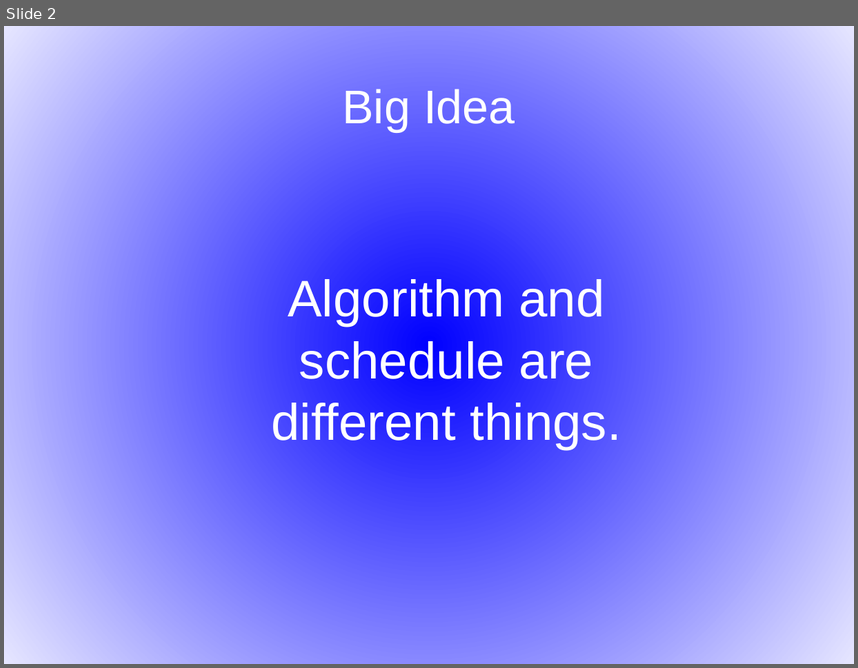
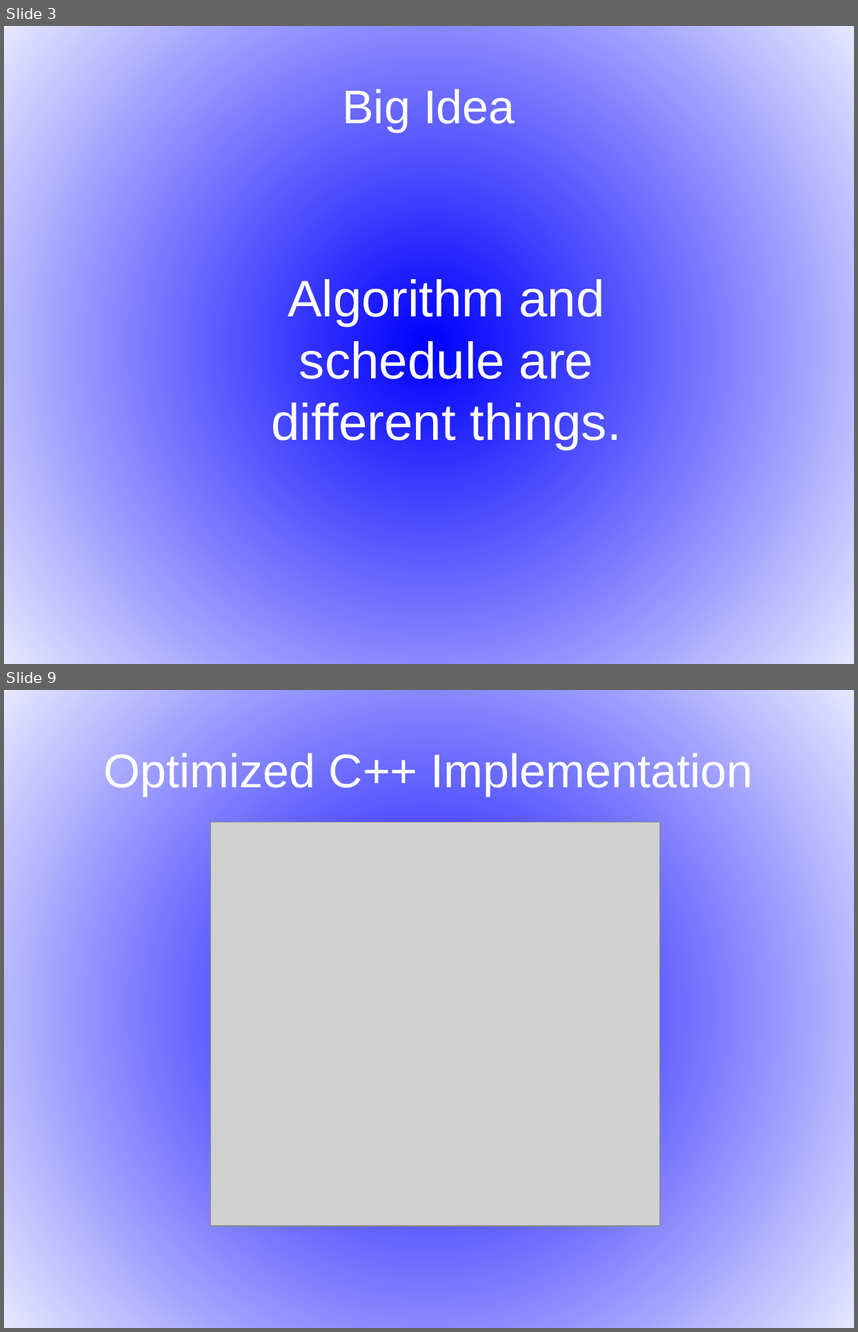
Before and after one commit to djohnkirby/PSC-Documents, a slide deck: Halide Presentation.odp. Shown one above the other, each under a label of ours: slide 2 before the commit, slides 3 and 9 after it; the slides between them are not shown. The pictures are 858x668 and 858x1332 pixels, drawn with LibreOffice and Linux fonts; fonts in the diff are those of the drawing; grey boxes stand for pictures. Boxes give left, top, right and bottom in pixels: in the first picture for what was removed or moved away, otherwise in the second. Text is boxed around its words. In the diff, an @@ line names an element or a change of style, - is before the commit and + after.

```diff
--- a/Halide Presentation.odp
+++ b/Halide Presentation.odp
@@ slide 9 added at (x1=4, y1=690, x2=854, y2=1328), background gradient #0000FF to #E6E6FF @@
@@ title added at (x1=104, y1=750, x2=753, y2=796), 44 pt, text #FFFFFF @@
+Optimized C++ Implementation
@@ picture added at (x1=211, y1=822, x2=660, y2=1226) @@
@@ what was slide 2 is now slide 3 @@
```
Also in this commit, not shown: 7 slides changed, 6 other slides added, 1 slide removed.
